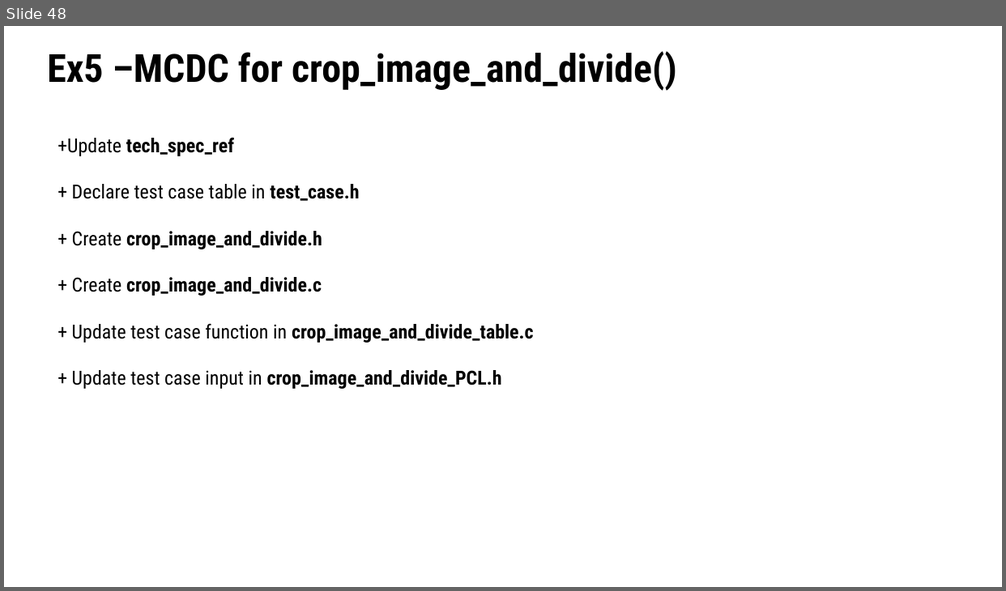
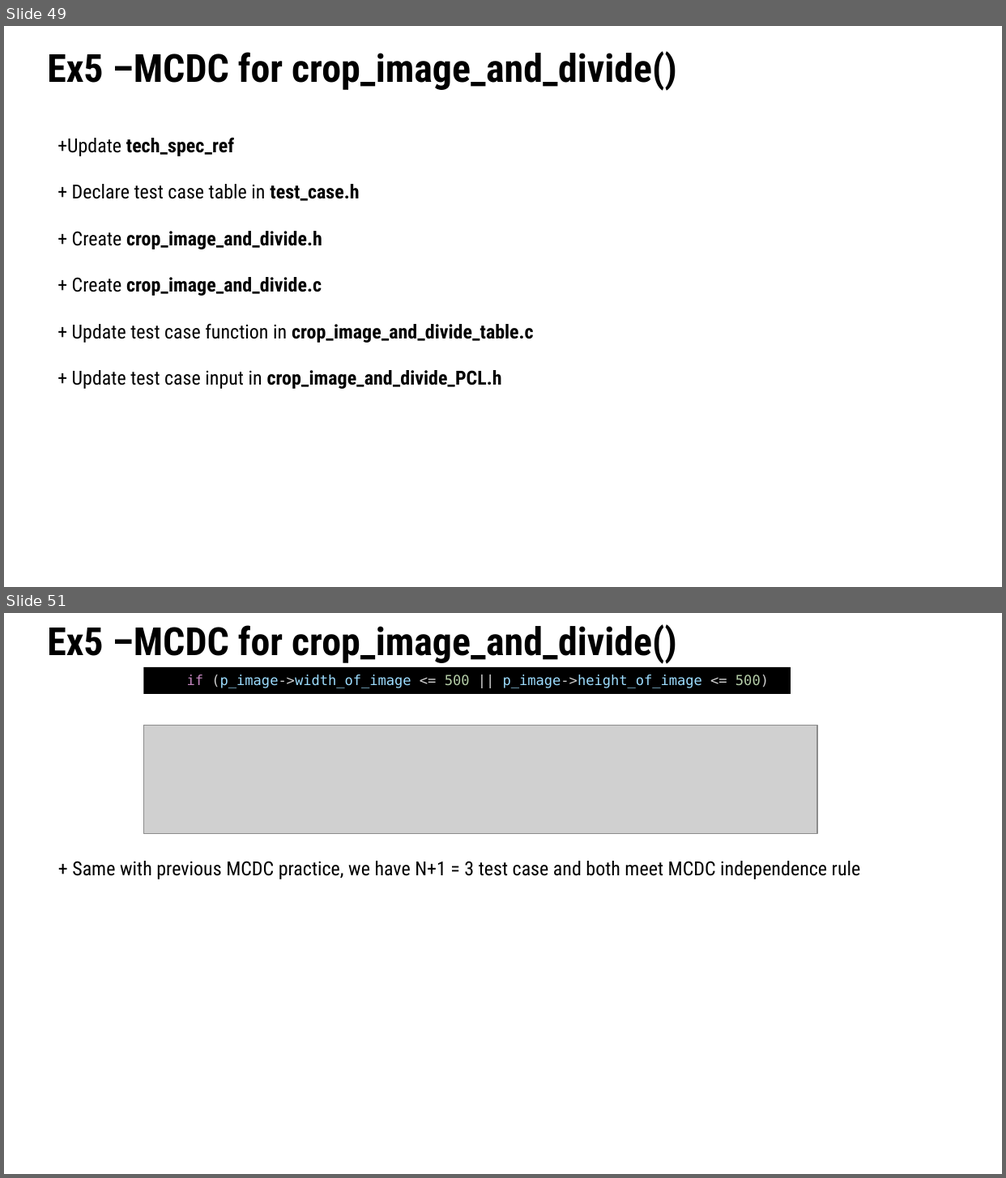
Before and after one commit to TommyandTina/Linux-Lab, a slide deck: APR-2024/0104/Knowledge_UT.pptx. Shown one above the other, each under a label of ours: slide 48 before the commit, slides 49 and 51 after it; the slides between them are not shown. The pictures are 1006x591 and 1006x1178 pixels, drawn with LibreOffice and Linux fonts; fonts in the diff are those of the drawing; grey boxes stand for pictures. Boxes give left, top, right and bottom in pixels: in the first picture for what was removed or moved away, otherwise in the second. Text is boxed around its words. In the diff, an @@ line names an element or a change of style, - is before the commit and + after.

```diff
--- a/APR-2024/0104/Knowledge_UT.pptx
+++ b/APR-2024/0104/Knowledge_UT.pptx
@@ slide 51 added at [4,613,1002,1174], background #FFFFFF @@
@@ title added at [47,624,677,664], 28 pt, text #000000, bold @@
+Ex5 –MCDC for crop_image_and_divide()
@@ rectangle added at [143,667,791,694], fill #000000, 10 pt, text #9CDCFE @@
+if (p_image->width_of_image <= 500 || p_image->height_of_image <= 500)
@@ picture added at [143,725,817,833] @@
@@ text added at [72,861,861,879], 14 pt, text #000000 @@
++ Same with previous MCDC practice, we have N+1 = 3 test case and both meet MCDC independence rule
@@ what was slide 48 is now slide 49 @@
```
Also in this commit, not shown: 10 slides changed, 3 other slides added, 1 slide removed, 2 other files.
